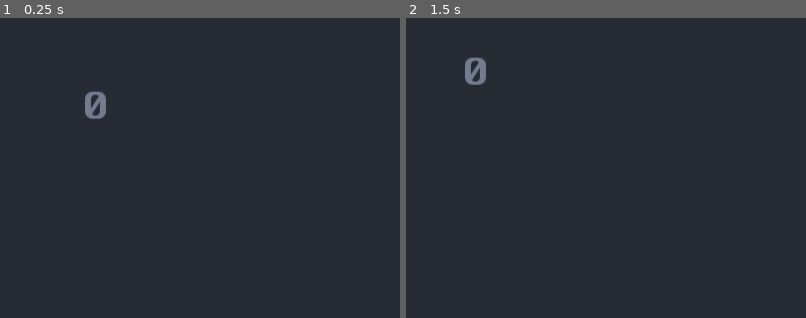
Above: before the commit, frames 1-2 (left to right).
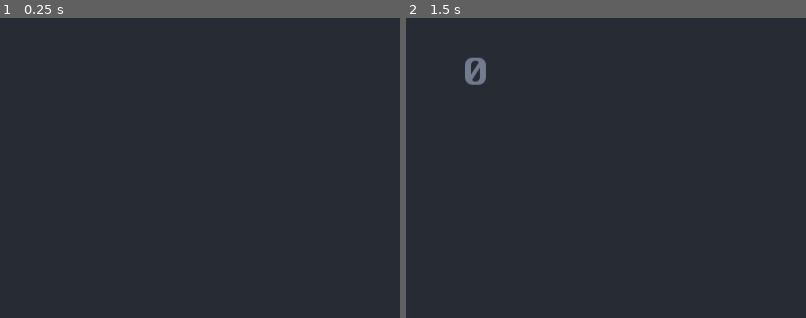
Above: after the commit, the same moments.

Repository: johnnybigoode-zz/godot-roguelike-2021
Game: Godot game, scene res://scene/main/MainScene.tscn
Same seed, same stepped clock (60 frames per second), same inputs: the game is played once before the commit and once after it.
Inputs:
- Up to frame 1 (0.25 s): no input
- Up to frame 2 (1.5 s): tap Enter at 0.5 s; hold Right (move_right) 0.53-1.28 s; tap Space (init_world) at 0.6, 1.25, 1.35 s; hold Down (move_down) from 1.28 s (still down)
The pictures show only the part of the screen within x 0-50%, y 0-50%; the shares and areas given below are measured in that part.

The runs differ from the first frame. In frame 1, 0.4% of the frame differs, in the area x 21-27%, y 24-34%; in frame 2, nothing differs.

Commit message:
Space spawns player

Diff:
--- a/scene/main/InitWorld.gd
+++ b/scene/main/InitWorld.gd
@@ -6,15 +6,17 @@
 
 var _new_GroupName := preload("res://library/GroupName.gd").new()
 var _new_ConvertCoord := preload("res://library/ConvertCoord.gd").new()
+var _new_InputName := preload("res://library/InputName.gd").new()
+
 var _initialized: bool = false
 
-func _process(_delta) -> void:
-    if not _initialized:
-        _initialized = true
+#func _ready() -> void:
+	#_create_sprite(Player, _new_GroupName.PC, 1, 1)
+
+func _unhandled_input(event: InputEvent) -> void:
+    if event.is_action_pressed(_new_InputName.INIT_WORLD):
         _create_sprite(Player, _new_GroupName.PC, 1, 1)
-
-#func _ready() -> void:
-#	_create_sprite(Player, _new_GroupName.PC, 1, 1)
+        set_process_unhandled_input(false)
 
 func _create_sprite(
     prefab: PackedScene, group: String, x: int, y: int, x_offset: int = 0, y_offset: int = 0
